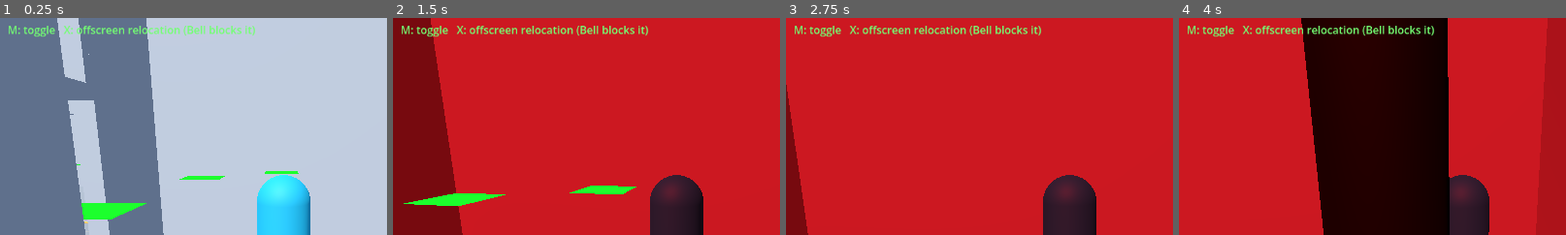
Above: before the commit, frames 1-4 (left to right).
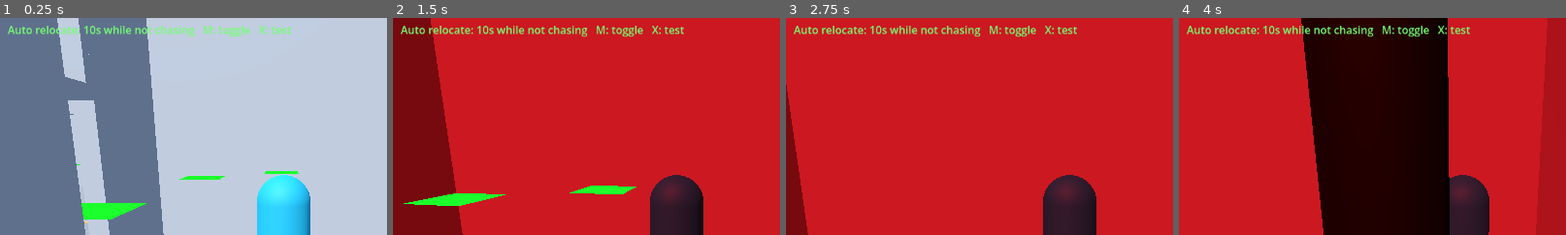
Above: after the commit, the same moments.

Repository: evanqjones/Comp440Project3
Game: Godot game, scene res://scenes/school_blockout_preview.tscn
Same seed, same stepped clock (60 frames per second), same inputs: the game is played once before the commit and once after it.
Inputs (mouse positions are % of the whole screen's width and height, from its top left):
- Up to frame 1 (0.25 s): no input
- Up to frame 2 (1.5 s): tap Enter at 0.5 s; move the mouse to (55, 50) at 0.52 s; hold Shift 0.53-1.28 s; hold W from 0.53 s (still down); move the mouse to (45, 50) at 1.27 s; tap Z at 1.35 s
- Up to frame 3 (2.75 s): keep holding W; move the mouse to (52, 48) at 2.02 s; tap M at 2.1 s
- Up to frame 4 (4 s): keep holding W; move the mouse to (49, 52) at 2.77 s; tap X at 2.85 s; move the mouse to (57, 51) at 3.52 s; hold Shift from 3.53 s (still down)
The pictures show only the part of the screen within x 13-63%, y 7-57%; the shares and areas given below are measured in that part.

The runs differ from the first frame. In frame 1, 1.5% of the frame differs, in the area x 2-76%, y 3-9%; in frame 2, 1.8%; in frame 3, 1.8%; in frame 4, 1.8%.

Commit message:
Add timed offscreen monster relocation

Diff:
--- a/scenes/school_blockout_preview.gd
+++ b/scenes/school_blockout_preview.gd
@@ -14,10 +14,12 @@
 const NORMAL_AMBIENT := Color(0.55, 0.62, 0.75, 1.0)
 const BELL_BACKGROUND := Color(0.12, 0.018, 0.028, 1.0)
 const BELL_AMBIENT := Color(0.68, 0.075, 0.095, 1.0)
+const PREVIEW_RELOCATION_INTERVAL := 10.0
 
 var _bell_debug_active := false
 var _spawn_markers: Array[Node3D] = []
 var _spawn_marker_nodes_visible := true
+var _preview_relocation_elapsed := 0.0
 
 func _ready() -> void:
     _load_school_model()
@@ -32,6 +34,15 @@
     monster.set_player_target(player)
     _create_monster_spawn_locations()
     _apply_bell_debug_state()
+
+func _process(delta: float) -> void:
+    if _bell_debug_active or monster.current_state == &"SHORT_CHASE" or monster.current_state == &"BELL_CHASE":
+        return
+    _preview_relocation_elapsed += delta
+    if _preview_relocation_elapsed < PREVIEW_RELOCATION_INTERVAL:
+        return
+    _preview_relocation_elapsed = 0.0
+    _try_debug_offscreen_relocation()
 
 func _wait_for_navigation_map() -> void:
     var navigation_agent: NavigationAgent3D = monster.get_node("NavigationAgent3D")
@@ -155,7 +166,7 @@
         if _position_in_excluded_floor(closest_nav_point, excluded_floor_names):
             continue
         _spawn_markers.append(_make_spawn_panel(candidate, closest_nav_point))
-    spawn_help.text = "Spawn panels: %d   M: toggle   X: offscreen relocation (Bell blocks it)" % _spawn_markers.size()
+    spawn_help.text = "Spawn panels: %d   Auto relocate: 10s while not chasing   M: toggle   X: test" % _spawn_markers.size()
 
 func _make_spawn_panel(candidate: Dictionary, spawn_position: Vector3) -> Node3D:
     var marker := Node3D.new()
Not shown, changed: After-School-AI-GDD/docs/PROGRESS.md
